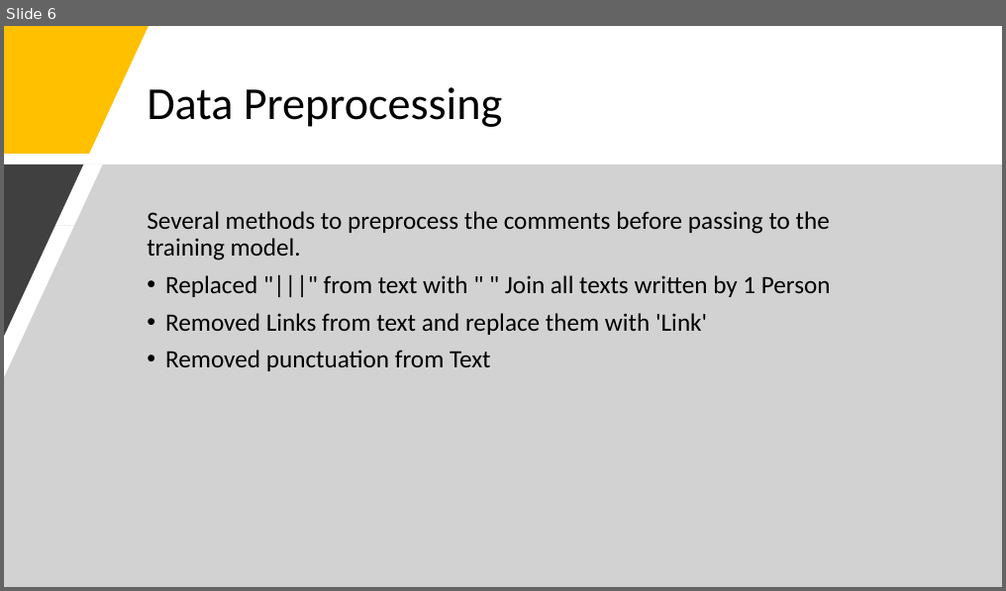
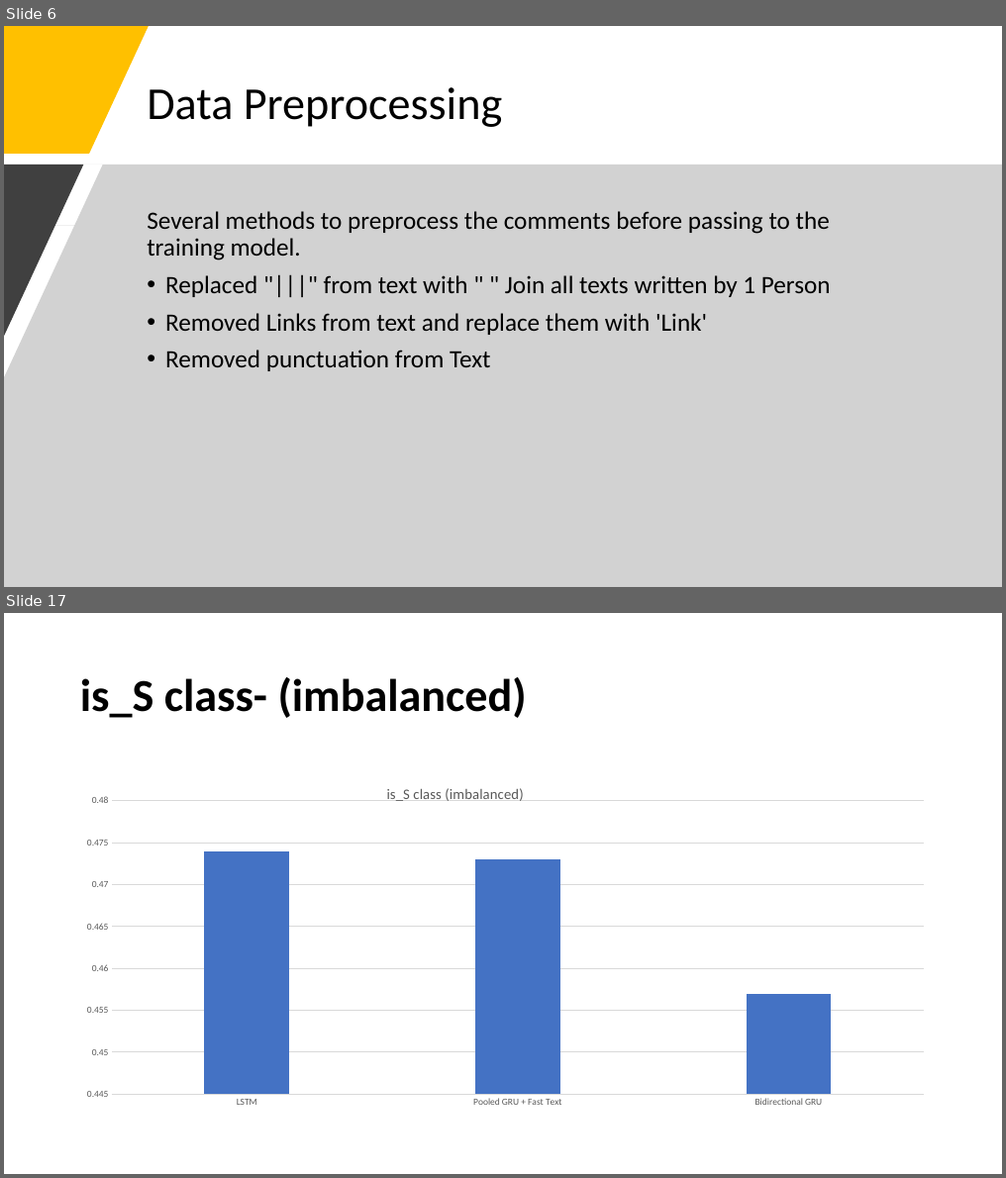
Before and after one commit to nalisharathod01/Myers-Briggs-Personality-Prediction, a slide deck: Project Presentation.pptx. Shown one above the other, each under a label of ours: slide 6 before the commit, slides 6 and 17 after it; the slides between them are not shown. The pictures are 1006x591 and 1006x1178 pixels, drawn with LibreOffice and Linux fonts; fonts in the diff are those of the drawing. Boxes give left, top, right and bottom in pixels: in the first picture for what was removed or moved away, otherwise in the second. Text is boxed around its words. In the diff, an @@ line names an element or a change of style, - is before the commit and + after.

```diff
--- a/Project Presentation.pptx
+++ b/Project Presentation.pptx
@@ slide 17 added at [4,613,1002,1174], background #FFFFFF @@
@@ title added at [80,677,527,718], 44 pt, text #000000, bold @@
+is_S class- (imbalanced)
@@ column chart added at [73,762,934,1119] @@
+title "is_S class (imbalanced) "
+categories: LSTM, Pooled GRU + Fast Text, Bidirectional GRU
+Series 1: 0.47, 0.47, 0.46
```
Also in this commit, not shown: 1 slide changed, 16 other slides added, 1 other file.
